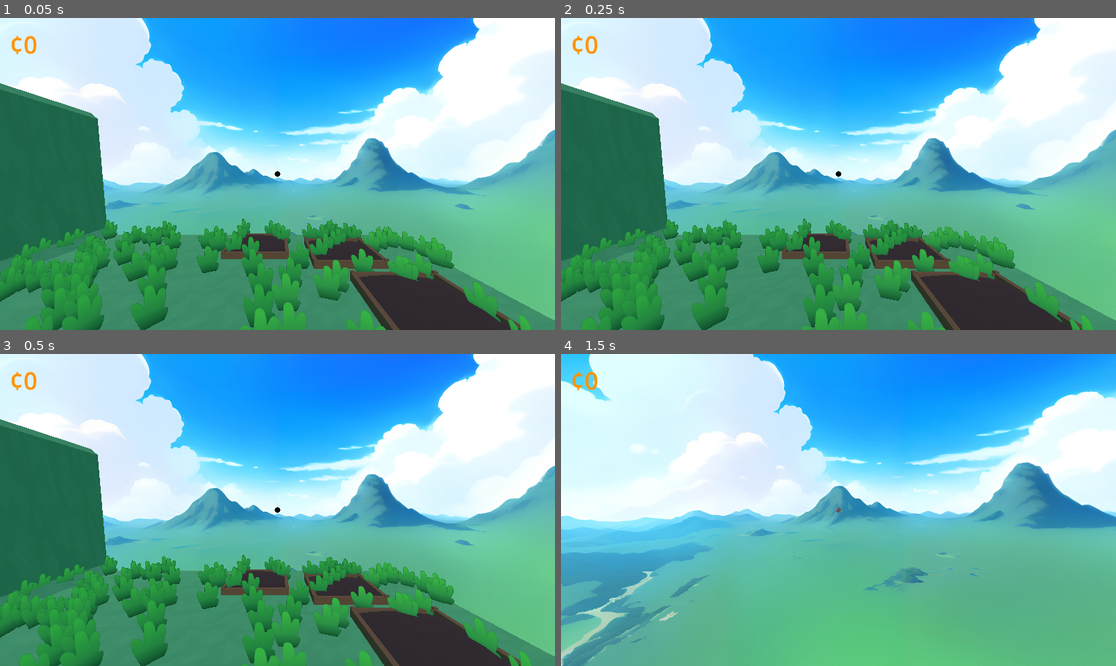
Above: before the commit, frames 1-4 (two rows, left to right).
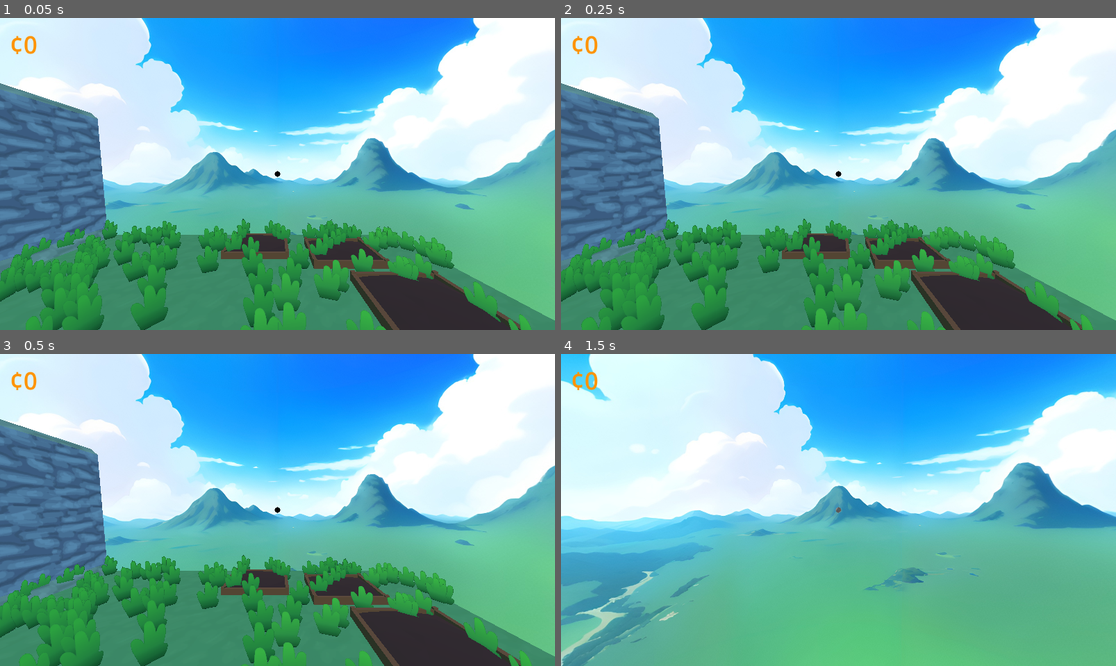
Above: after the commit, the same moments.

Repository: dairycultist/New-Hand-in-Mootown
Game: Godot game, scene res://world/world.tscn
The game is run twice, just before and just after one commit, with the same random seed, the same clock (stepped at 60 frames per second) and the same inputs. Before the commit the project starts from res://world.tscn.
Inputs (mouse positions are in pixels of both pictures, inside the frame that each line leads up to):
- Up to frame 1 (0.05 s): no input
- Up to frame 2 (0.25 s): no input
- Up to frame 3 (0.5 s): no input
- Up to frame 4 (1.5 s): tap Enter (ui_accept) at 0.5, 0.77 s; move the mouse to (866, 510) at 0.52 s; hold E (interact) 0.53-1.28 s; hold W (walk_up) from 0.53 s (still down); move the mouse to (810, 510) at 1.27 s; tap E (interact) at 1.35 s

The runs differ from the first frame. In frame 1, 8.8% of the frame differs, in the area x 0-20%, y 20-84%; in frame 2, 8.7%; in frame 3, 8.7%; in frame 4, nothing differs.

Commit message:
Triplanar mapping

Diff:
--- a/debug.tres
+++ /dev/null
@@ -1,7 +0,0 @@
-[gd_resource type="StandardMaterial3D" load_steps=2 format=3 uid="uid://qlv7l76vqd6d"]
-
-[ext_resource type="Texture2D" uid="uid://5bbin7l8thaw" path="res://debug.png" id="1_mhdhd"]
-
-[resource]
-albedo_texture = ExtResource("1_mhdhd")
-uv1_scale = Vector3(10, 10, 10)
--- /dev/null
+++ b/world/triplanar.gdshader
@@ -0,0 +1,27 @@
+shader_type spatial;
+render_mode world_vertex_coords;
+
+// credit: https://godotshaders.com/shader/triplanar-mapping/
+
+group_uniforms top;
+uniform sampler2D top_albedo: source_color;
+uniform float top_scale = 1.0;
+
+group_uniforms sides;
+uniform sampler2D side_albedo: source_color;
+uniform float side_scale = 1.0;
+
+vec3 triplanar_map(vec3 x, vec3 y, vec3 z, vec3 n) {
+	n = n*n;
+    return (x*n.x + y*n.y + z*n.z)/(n.x+n.y+n.z);
+}
+
+void fragment() {
+	vec3 world_vertex = (INV_VIEW_MATRIX * vec4(VERTEX, 1.)).xyz;
+	vec3 world_normal = (INV_VIEW_MATRIX * vec4(NORMAL, 0.)).xyz;
+
+	vec3 sides = texture(side_albedo, world_vertex.zy * side_scale).xyz;
+    vec3 top = texture(top_albedo, world_vertex.xz * top_scale).xyz;
+
+	ALBEDO = triplanar_map(sides, top, sides, world_normal);
+}
--- /dev/null
+++ b/world/world.tres
@@ -0,0 +1,13 @@
+[gd_resource type="ShaderMaterial" load_steps=4 format=3 uid="uid://coywsghlbjeeu"]
+
+[ext_resource type="Shader" uid="uid://dr2vcvgq8nycq" path="res://world/triplanar.gdshader" id="1_fiy6y"]
+[ext_resource type="Texture2D" uid="uid://t0qxmrbe8ifx" path="res://world/stone_wall.png" id="2_tddp6"]
+[ext_resource type="Texture2D" uid="uid://brei1ext67lac" path="res://world/grass_ground.png" id="3_3q43n"]
+
+[resource]
+render_priority = 0
+shader = ExtResource("1_fiy6y")
+shader_parameter/top_albedo = ExtResource("3_3q43n")
+shader_parameter/top_scale = 1.0
+shader_parameter/side_albedo = ExtResource("2_tddp6")
+shader_parameter/side_scale = 0.7
--- a/world.tscn
+++ b/world/world.tscn
@@ -1,21 +1,17 @@
-[gd_scene load_steps=21 format=3 uid="uid://ids5d4hu0cvp"]
+[gd_scene load_steps=20 format=3 uid="uid://ids5d4hu0cvp"]
 
 [ext_resource type="PackedScene" uid="uid://d3hlmqpkk3nid" path="res://player/player.tscn" id="1_pkg7o"]
-[ext_resource type="Texture2D" uid="uid://brei1ext67lac" path="res://grass/grass_ground.png" id="3_gbfbk"]
+[ext_resource type="Material" uid="uid://coywsghlbjeeu" path="res://world/world.tres" id="2_mad0u"]
 [ext_resource type="PackedScene" uid="uid://wqqdplkvrx2k" path="res://objects/static/seed_plot.tscn" id="4_gbfbk"]
-[ext_resource type="ArrayMesh" uid="uid://nfv5vw845bdt" path="res://grass/grass.obj" id="4_ioo17"]
-[ext_resource type="Shader" uid="uid://bc6mjtagtwrw1" path="res://grass.gdshader" id="4_wse8f"]
-[ext_resource type="Texture2D" uid="uid://b66rif0rccsgv" path="res://clouds_anime_6k.jpg" id="5_036b0"]
+[ext_resource type="ArrayMesh" uid="uid://nfv5vw845bdt" path="res://world/grass.obj" id="4_ioo17"]
+[ext_resource type="Shader" uid="uid://bc6mjtagtwrw1" path="res://world/grass.gdshader" id="4_wse8f"]
+[ext_resource type="Texture2D" uid="uid://b66rif0rccsgv" path="res://world/clouds_anime_6k.jpg" id="5_036b0"]
 [ext_resource type="PackedScene" uid="uid://d2ir544nj1vfy" path="res://objects/pickup/seeds/carrot/carrot_seeds.tscn" id="5_dwbse"]
-[ext_resource type="Texture2D" uid="uid://byygxrc8glpfi" path="res://grass/grass.png" id="5_wse8f"]
+[ext_resource type="Texture2D" uid="uid://byygxrc8glpfi" path="res://world/grass.png" id="5_wse8f"]
 [ext_resource type="PackedScene" uid="uid://nmq6pcw2eklr" path="res://objects/static/sell_box.tscn" id="6_pkg7o"]
 [ext_resource type="PackedScene" uid="uid://cbf357pngcxbs" path="res://objects/pickup/seeds/turnip/turnip_seeds.tscn" id="9_wse8f"]
 [ext_resource type="PackedScene" uid="uid://c057ydldlgr2x" path="res://objects/pickup/bottles/milk_bottle.tscn" id="11_ic0uy"]
-[ext_resource type="ArrayMesh" uid="uid://b0jo6jpjret68" path="res://world.obj" id="12_k3n1d"]
-
-[sub_resource type="StandardMaterial3D" id="StandardMaterial3D_ioo17"]
-albedo_texture = ExtResource("3_gbfbk")
-uv1_scale = Vector3(10, 10, 10)
+[ext_resource type="ArrayMesh" uid="uid://b0jo6jpjret68" path="res://world/world.obj" id="12_k3n1d"]
 
 [sub_resource type="ConcavePolygonShape3D" id="ConcavePolygonShape3D_k3n1d"]
 data = PackedVector3Array(10, 0, -8.182, 8.1817, 0, -8.182, 10, 0, -10, 10, 0, -10, 8.1817, 0, -8.182, 8.1817, 0, -10,  …(48907 unchanged characters)…
@@ -49,11 +45,11 @@
 
 [node name="Ground" type="StaticBody3D" parent="."]
 
-[node name="World" type="MeshInstance3D" parent="Ground"]
+[node name="Mesh" type="MeshInstance3D" parent="Ground"]
 transform = Transform3D(0.5, 0, 0, 0, 0.5, 0, 0, 0, 0.5, 0, 0, 0)
 mesh = ExtResource("12_k3n1d")
 skeleton = NodePath("../..")
-surface_material_override/0 = SubResource("StandardMaterial3D_ioo17")
+surface_material_override/0 = ExtResource("2_mad0u")
 
 [node name="CollisionShape3D" type="CollisionShape3D" parent="Ground"]
 transform = Transform3D(0.5, 0, 0, 0, 0.5, 0, 0, 0, 0.5, 0, 0, 0)
Binary file removed: debug.png
Not shown, removed: grass/grass.obj.import
Not shown, removed: world.obj.import
Renamed: clouds_anime_6k.jpg -> world/clouds_anime_6k.jpg
Not shown, changed: world/clouds_anime_6k.jpg.import
Renamed: grass.gdshader -> world/grass.gdshader
Renamed: grass.gdshader.uid -> world/grass.gdshader.uid
Renamed: grass/grass.obj -> world/grass.obj
Not shown, added: world/grass.obj.import
Renamed: grass/grass.png -> world/grass.png
Not shown, changed: world/grass.png.import
Renamed: grass/grass_ground.png -> world/grass_ground.png
(and 7 more such lines)
